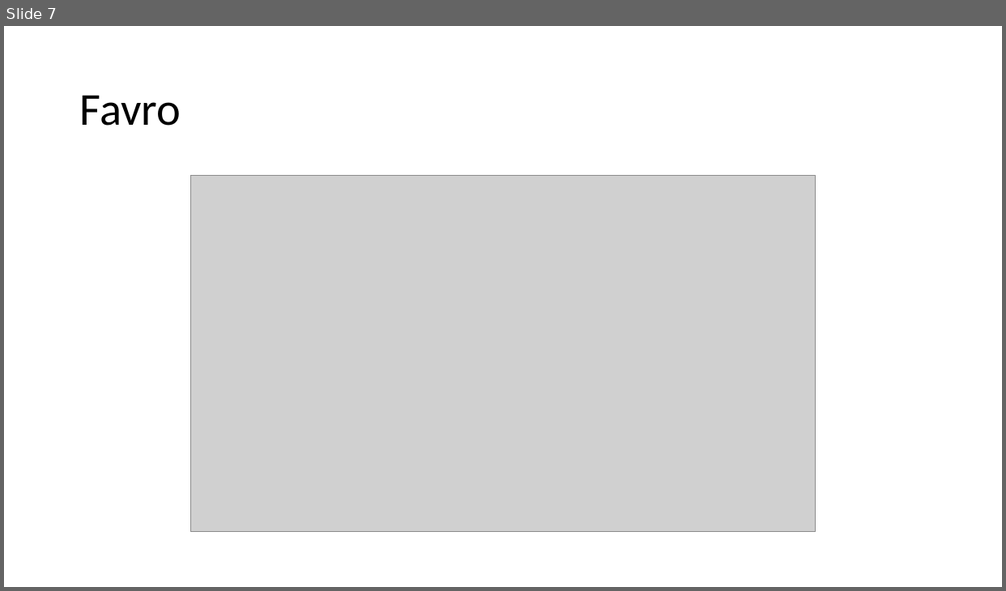
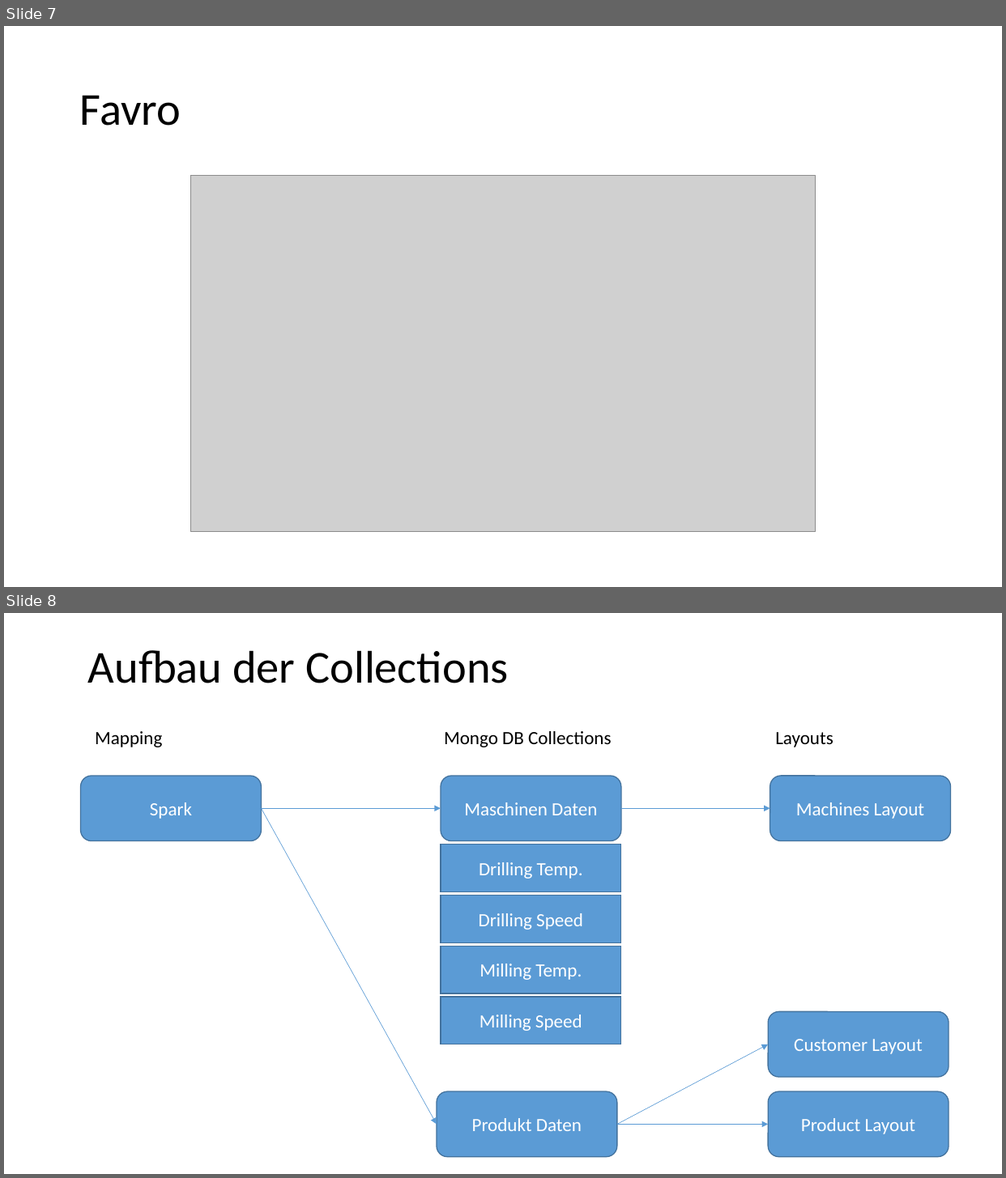
Before and after one commit to buegeleisen/dhbw_14sea_projekt, a slide deck: UI/UI_Portfolio.pptx. Shown one above the other, each under a label of ours: slide 7 before the commit, slides 7 and 8 after it. The pictures are 1006x591 and 1006x1178 pixels, drawn with LibreOffice and Linux fonts; fonts in the diff are those of the drawing; grey boxes stand for pictures. Boxes give left, top, right and bottom in pixels: in the first picture for what was removed or moved away, otherwise in the second. Text is boxed around its words. In the diff, an @@ line names an element or a change of style, - is before the commit and + after.

Commit message:
UI Changes
Radar Chart (Noch nicht fertig)
ProductDetail (Layout)

```diff
--- a/UI/UI_Portfolio.pptx
+++ b/UI/UI_Portfolio.pptx
@@ slide 8 added at bbox=[4, 613, 1002, 1174], background #FFFFFF @@
@@ title added at bbox=[88, 650, 509, 683], 44 pt, text #000000 @@
+Aufbau der Collections
@@ text added at bbox=[95, 731, 162, 747], 18 pt, text #000000 @@
+Mapping
@@ text added at bbox=[444, 731, 611, 747], 18 pt, text #000000 @@
+Mongo DB Collections
@@ text added at bbox=[775, 732, 833, 747], 18 pt, text #000000 @@
+Layouts
@@ rounded rectangle added at bbox=[80, 776, 261, 841], fill #5B9BD5, outline #43739E 1 pt, 18 pt, text #FFFFFF @@
+Spark
@@ rounded rectangle added at bbox=[441, 776, 621, 841], fill #5B9BD5, outline #43739E 1 pt, 18 pt, text #FFFFFF @@
+Maschinen Daten
@@ rounded rectangle added at bbox=[769, 776, 950, 841], fill #5B9BD5, outline #43739E 1 pt, 18 pt, text #FFFFFF @@
+Machines Layout
@@ arrow added from (262, 808) to (441, 808), #5B9BD5 0.5 pt @@
@@ arrow added from (262, 808) to (437, 1124), #5B9BD5 0.5 pt @@
@@ arrow added from (621, 808) to (769, 808), #5B9BD5 0.5 pt @@
@@ rectangle added at bbox=[441, 845, 621, 892], fill #5B9BD5, outline #43739E 1 pt, 18 pt, text #FFFFFF @@
+Drilling Temp.
@@ rectangle added at bbox=[441, 895, 621, 943], fill #5B9BD5, outline #43739E 1 pt, 18 pt, text #FFFFFF @@
+Drilling Speed
@@ rectangle added at bbox=[441, 946, 621, 994], fill #5B9BD5, outline #43739E 1 pt, 18 pt, text #FFFFFF @@
+Milling Temp.
@@ rectangle added at bbox=[441, 997, 621, 1044], fill #5B9BD5, outline #43739E 1 pt, 18 pt, text #FFFFFF @@
+Milling Speed
@@ rounded rectangle added at bbox=[769, 1012, 948, 1077], fill #5B9BD5, outline #43739E 1 pt, 18 pt, text #FFFFFF @@
+Customer Layout
@@ arrow added from (617, 1124) to (769, 1045), #5B9BD5 0.5 pt @@
@@ rounded rectangle added at bbox=[437, 1093, 617, 1157], fill #5B9BD5, outline #43739E 1 pt, 18 pt, text #FFFFFF @@
+Produkt Daten
@@ rounded rectangle added at bbox=[769, 1093, 948, 1157], fill #5B9BD5, outline #43739E 1 pt, 18 pt, text #FFFFFF @@
+Product Layout
@@ arrow added from (617, 1124) to (769, 1124), #5B9BD5 0.5 pt @@
```
Also in this commit, not shown: 6 other files.
